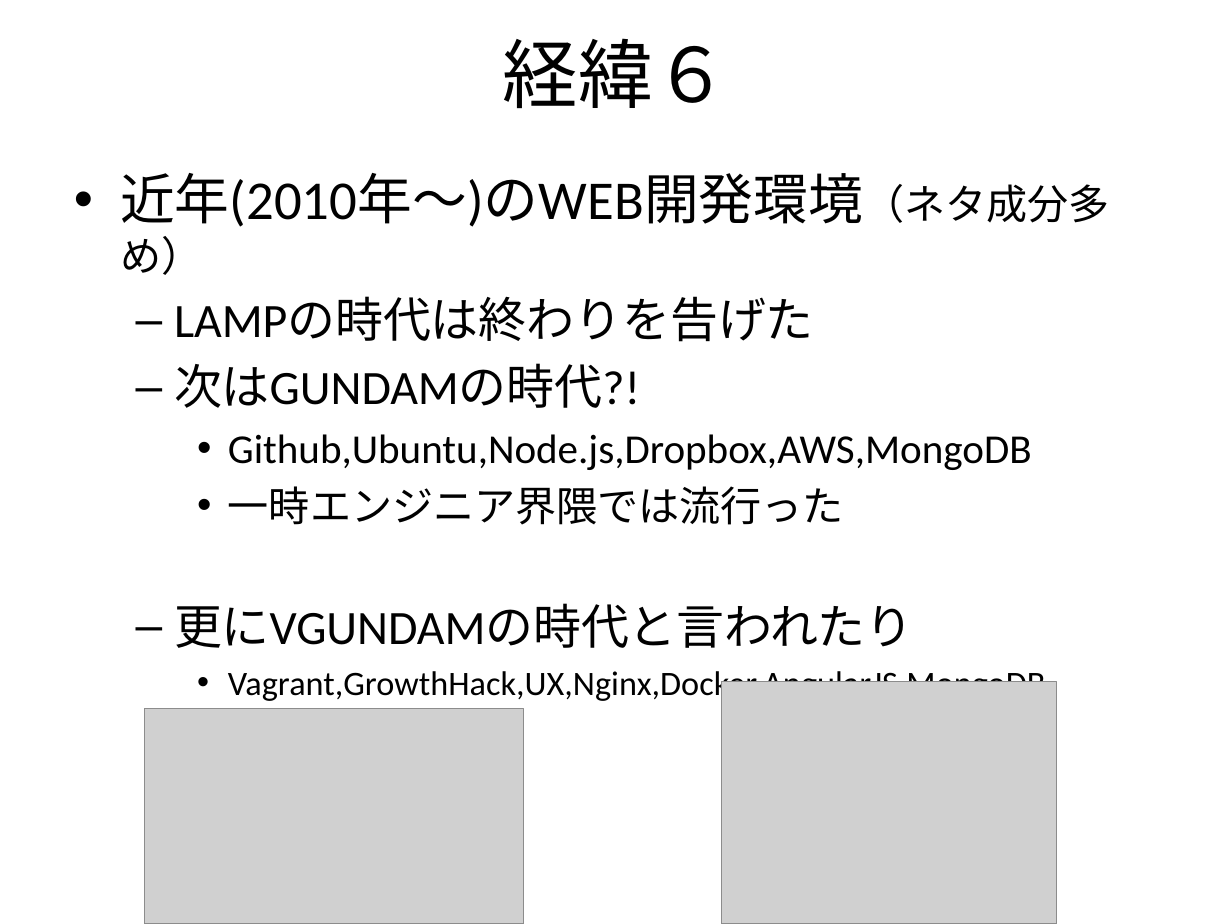
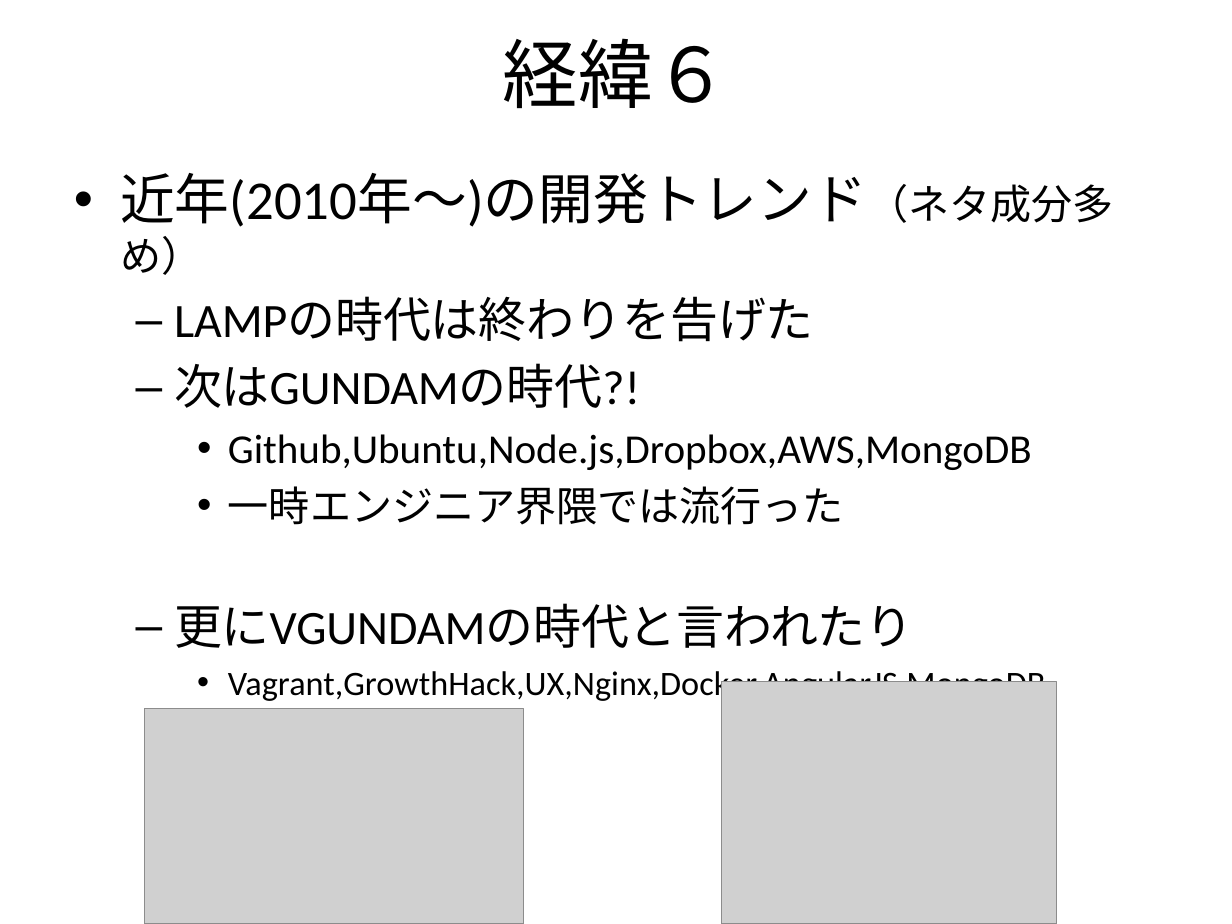
Before and after one commit to f-akazawa/akaz_uecdevelop, a slide deck: slide 11 of doc/20141009親ゼミ用.pptx. Drawn at 1232x924 pixels with LibreOffice and Linux fonts; fonts in the diff are those of the drawing; grey boxes stand for pictures. Boxes give left, top, right and bottom in pixels: in the first picture for what was removed or moved away, otherwise in the second. Text is boxed around its words. In the diff, an @@ line names an element or a change of style, - is before the commit and + after.

Commit message:
親ゼミ資料におまけ追加
Github使おうよネタイントロ追加

```diff
--- a/doc/20141009親ゼミ用.pptx
+++ b/doc/20141009親ゼミ用.pptx
@@ text at <box>120,173,1114,275</box>: text changed @@
-• 近年(2010年〜)のWEB開発環境（ネタ成分多め）
+• 近年(2010年〜)の開発トレンド（ネタ成分多め）
```
Also in this commit, not shown: 9 other slides changed, 9 slides added.
